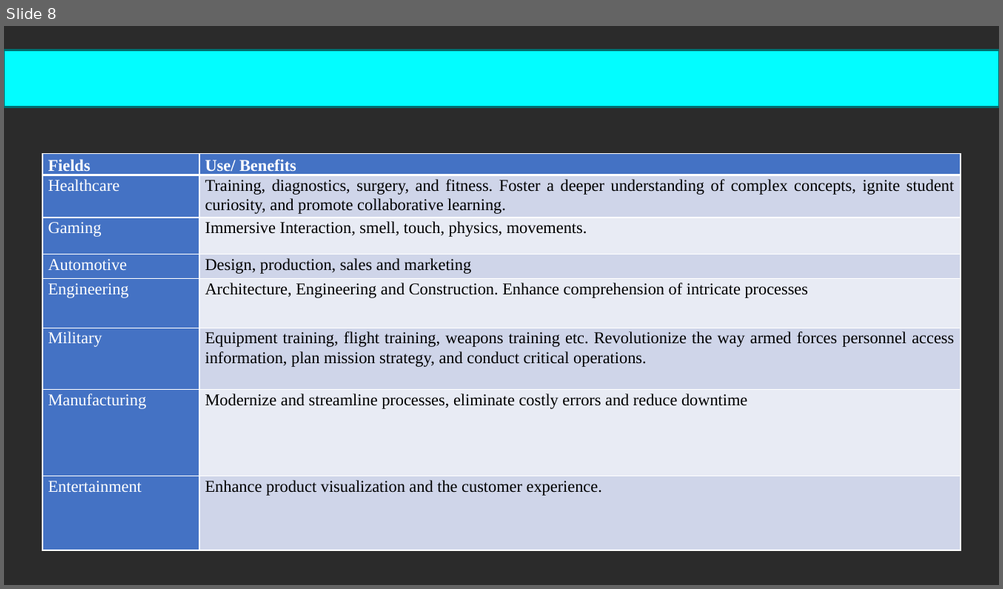
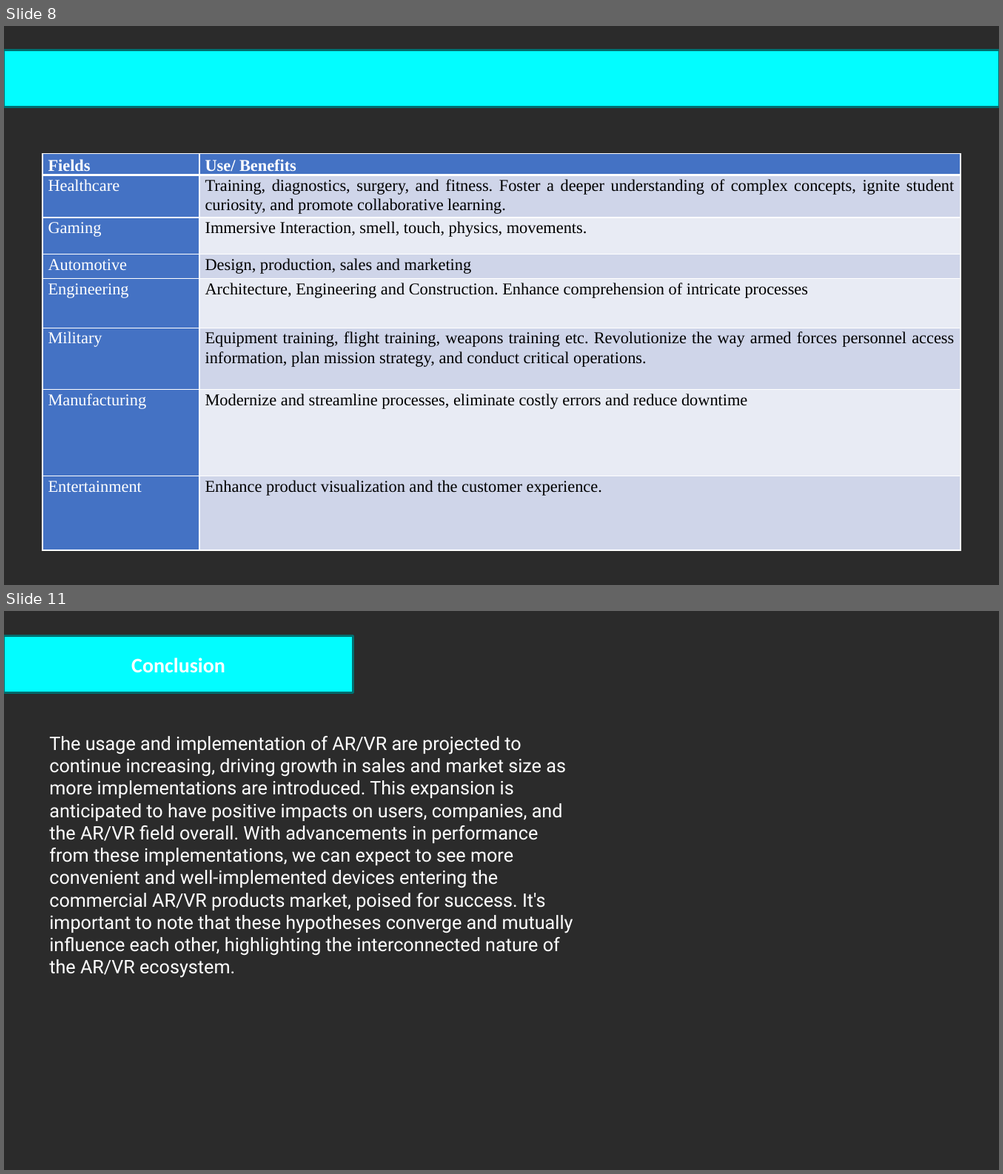
Before and after one commit to Dibya-Bharat/Major_project, a slide deck: Report/Research Paper PPT2.pptx. Shown one above the other, each under a label of ours: slide 8 before the commit, slides 8 and 11 after it; the slides between them are not shown. The pictures are 1003x589 and 1003x1174 pixels, drawn with LibreOffice and Linux fonts; fonts in the diff are those of the drawing; background and template pictures are left out; a plain dark background stands for a picture behind light text. Boxes give left, top, right and bottom in pixels: in the first picture for what was removed or moved away, otherwise in the second. Text is boxed around its words. In the diff, an @@ line names an element or a change of style, - is before the commit and + after.

```diff
--- a/Report/Research Paper PPT2.pptx
+++ b/Report/Research Paper PPT2.pptx
@@ slide 11 added at (4, 611, 999, 1170), background picture (left out); not listed: 1 template element that a slide beside it also shows @@
@@ rectangle added at (4, 635, 353, 692), fill #02FDFF, outline #016F70 2 pt, 20 pt, text #FFFFFF, bold @@
+Conclusion
@@ text added at (99, 658, 227, 673), 21.3 pt, text #02FDFF @@
+Click here to add a title
@@ text added at (49, 736, 573, 956), 18 pt, text #FFFFFF @@
+The usage and implementation of AR/VR are projected to continue increasing, driving growth in sales and market size as more implementations are introduced. This expansion is anticipated to have positive impacts on users, companies, and the AR/VR field overall. With advancements in performance from these implementations, we can expect to see more convenient and well-implemented devices entering the commercial AR/VR products market, poised for success. It's important to note that these hypotheses converge and mutually influence each other, highlighting the interconnected nature of the AR/VR ecosystem.
```
Also in this commit, not shown: 7 slides changed, 2 other slides added.
